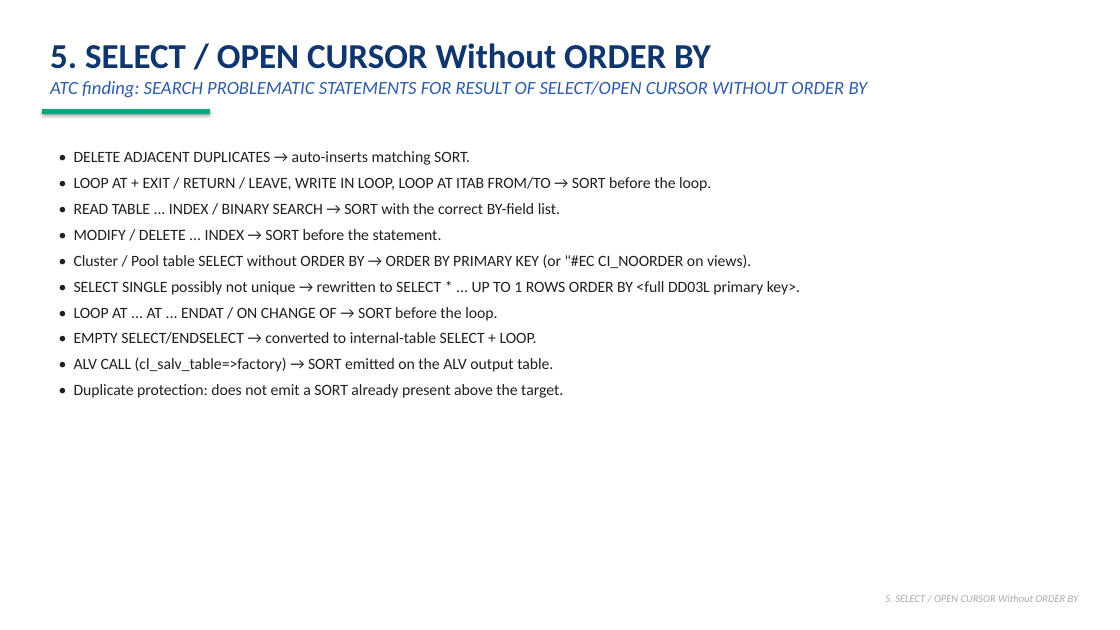
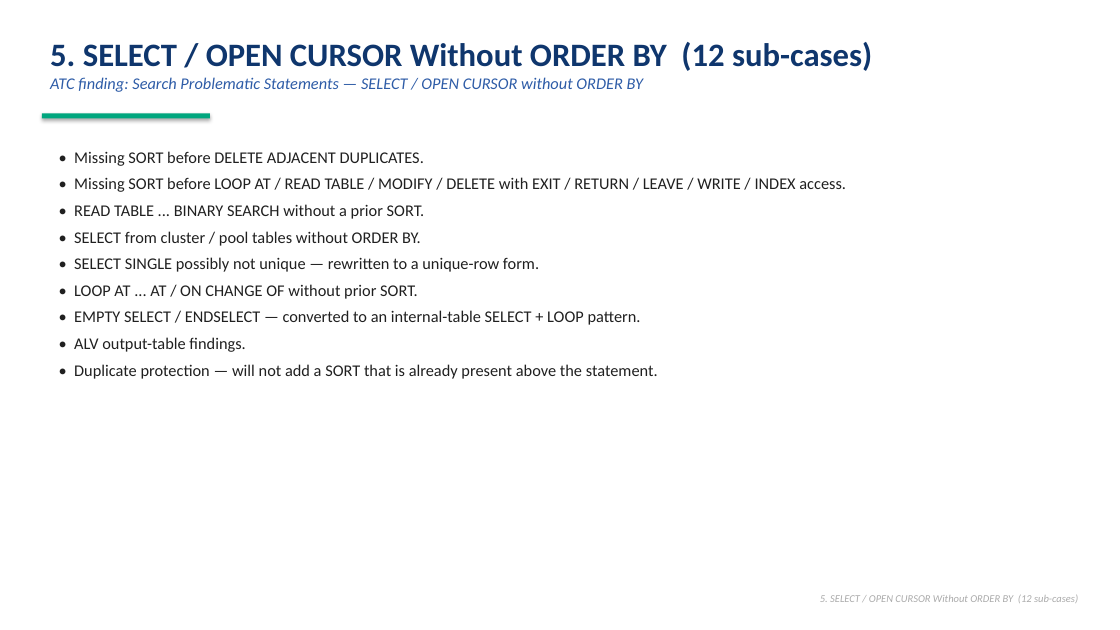
Before and after one commit to vaibhavdiligent/ONGC-CST-Purchase-Date-Sharing-, a slide deck: slide 9 of ZATC_RESULT_CORRECTION_CAPABILITIES.pptx. Drawn at 1120x630 pixels with LibreOffice and Linux fonts; fonts in the diff are those of the drawing. Boxes give left, top, right and bottom in pixels: in the first picture for what was removed or moved away, otherwise in the second. Text is boxed around its words. In the diff, an @@ line names an element or a change of style, - is before the commit and + after.

```diff
--- a/ZATC_RESULT_CORRECTION_CAPABILITIES.pptx
+++ b/ZATC_RESULT_CORRECTION_CAPABILITIES.pptx
@@ text at (50,42,872,92): text changed; size 16 to 14 pt @@
-5. SELECT / OPEN CURSOR Without ORDER BY
-ATC finding: SEARCH PROBLEMATIC STATEMENTS FOR RESULT OF SELECT/OPEN CURSOR WITHOUT ORDER BY
+5. SELECT / OPEN CURSOR Without ORDER BY (12 sub-cases)
+ATC finding: Search Problematic Statements — SELECT / OPEN CURSOR without ORDER BY
@@ rectangle: place and size @@
-rectangle at (42,109,210,114)
+rectangle at (42,113,210,118)
@@ text at (74,151,846,379): text changed; size 13.5 to 14 pt @@
-• DELETE ADJACENT DUPLICATES → auto-inserts matching SORT.
-• LOOP AT + EXIT / RETURN / LEAVE, WRITE IN LOOP, LOOP AT ITAB FROM/TO → SORT before the loop.
-• READ TABLE ... INDEX / BINARY SEARCH → SORT with the correct BY-field list.
-• MODIFY / DELETE ... INDEX → SORT before the statement.
-• Cluster / Pool table SELECT without ORDER BY → ORDER BY PRIMARY KEY (or "#EC CI_NOORDER on views).
-• SELECT SINGLE possibly not unique → rewritten to SELECT * ... UP TO 1 ROWS ORDER BY <full DD03L primary key>.
-• LOOP AT ... AT ... ENDAT / ON CHANGE OF → SORT before the loop.
-• EMPTY SELECT/ENDSELECT → converted to internal-table SELECT + LOOP.
-• ALV CALL (cl_salv_table=>factory) → SORT emitted on the ALV output table.
-• Duplicate protection: does not emit a SORT already present above the target.
+• Missing SORT before DELETE ADJACENT DUPLICATES.
+• Missing SORT before LOOP AT / READ TABLE / MODIFY / DELETE with EXIT / RETURN / LEAVE / WRITE / INDEX access.
+• READ TABLE ... BINARY SEARCH without a prior SORT.
+• SELECT from cluster / pool tables without ORDER BY.
+• SELECT SINGLE possibly not unique — rewritten to a unique-row form.
+• LOOP AT ... AT / ON CHANGE OF without prior SORT.
+• EMPTY SELECT / ENDSELECT — converted to an internal-table SELECT + LOOP pattern.
+• ALV output-table findings.
+• Duplicate protection — will not add a SORT that is already present above the statement.
@@ text at (820,595,1078,603): text changed @@
-5. SELECT / OPEN CURSOR Without ORDER BY
+5. SELECT / OPEN CURSOR Without ORDER BY (12 sub-cases)
```
Also in this commit, not shown: 20 other slides changed, 1 slide added, 2 slides removed.
